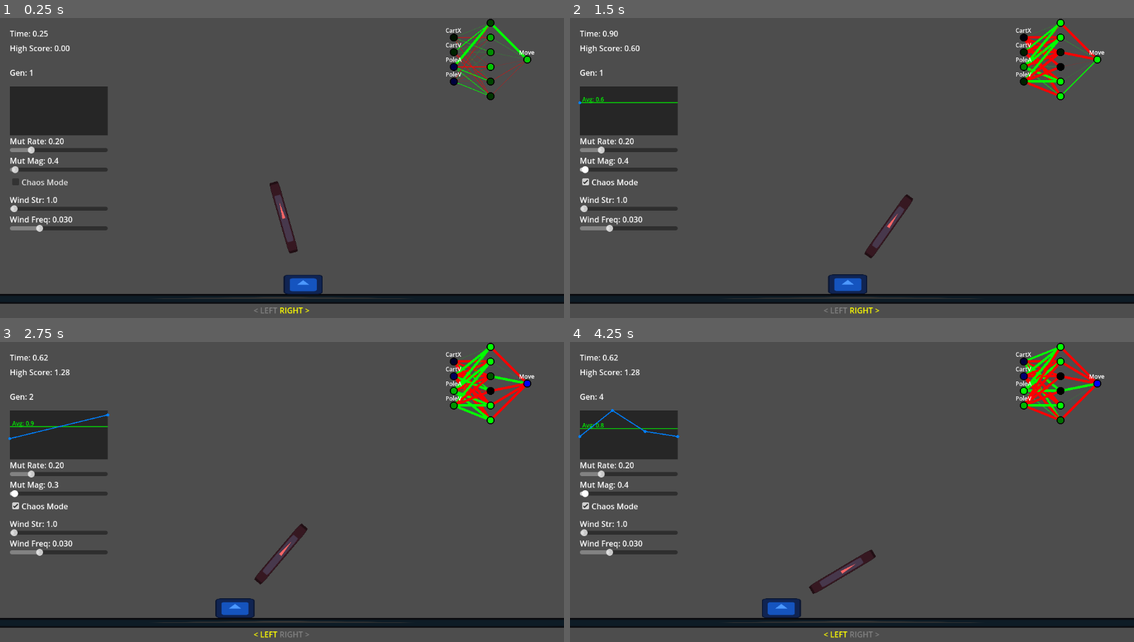
Above: before the commit, frames 1-4 (two rows, left to right).
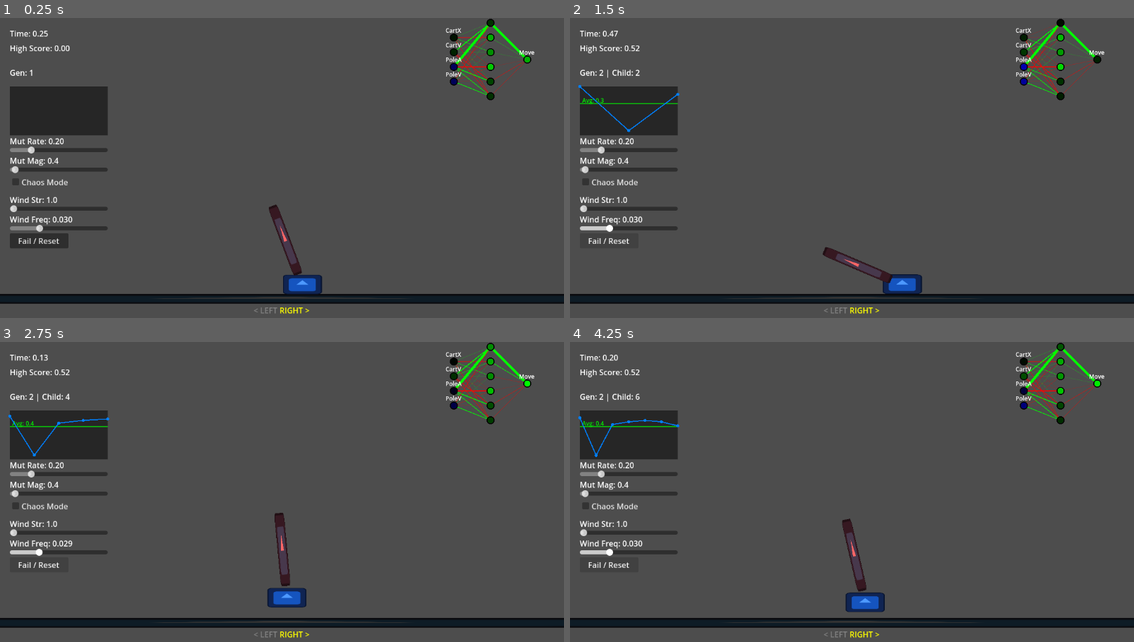
Above: after the commit, the same moments.

Repository: frkatona/Godot_NN_Testing
Game: Godot game, scene res://scenes/main.tscn
The game is run twice, just before and just after one commit, with the same random seed, the same clock (stepped at 60 frames per second) and the same inputs. The engine's default icon, where the game draws it, is replaced by a stand-in: a white triangle on a blue panel in a dark square.
Inputs:
- Up to frame 1 (0.25 s): no input
- Up to frame 2 (1.5 s): click "Chaos Mode" (after the commit: "Fail / Reset") at 0.5 s; hold Right (ui_right) from 1.28 s (still down); tap T at 1.35 s
- Up to frame 3 (2.75 s): release Right (ui_right) at 2.03 s; hold Left (ui_left) from 2.03 s (still down); tap T at 2.1 s; tap Enter (ui_accept) at 2.27 s
- Up to frame 4 (4.25 s): release Left (ui_left) at 2.78 s; hold Right (ui_right) from 2.78 s (still down); tap T at 2.85, 3.6 s; tap Enter (ui_accept) at 3.77 s

The runs differ from the first frame. In frame 1, 1.0% of the frame differs, in the area x 1-94%, y 12-92%; in frame 2, 3.1%; in frame 3, 3.4%; in frame 4, 3.6%, in the area x 1-94%, y 0-99%.

Commit message:
added reset button and persistent generation and record time values

Diff:
--- /dev/null
+++ b/export/best_ai_v2.json
@@ -0,0 +1,59 @@
+{
+    "best_time": 3600.0,
+    "biases": [
+        [
+            -5.35822835485057,
+            5.21854959496084,
+            2.3655677988873,
+            4.89264361149136,
+            -0.48909890852777,
+            0.695112268254744
+        ],
+        [
+            3.10633501319009
+        ]
+    ],
+    "child_number": 5,
+    "generation_number": 1021,
+    "sizes": [
+        4,
+        6,
+        1
+    ],
+    "weights": [
+        [
+            3.25074997936272,
+            -8.86877175068045,
+            8.49814808832161,
+            -0.615099668207734,
+            8.23663618814547,
+            -5.19173058613121,
+            -3.37537476242756,
+            -5.85211204226373,
+            -4.45751837564934,
+            -4.76459410841974,
+            -2.46867006213039,
+            -2.02106929474865,
+            7.69165825896483,
+            -6.6111652976354,
+            -7.68061182869272,
+            -0.809115812098691,
+            0.798597002840783,
+            4.29726445663664,
+            4.48569346446764,
+            -0.694403247416914,
+            -4.26960374263503,
+            1.7448395179976,
+            -2.86347125650006,
+            -5.91044082440195
+        ],
+        [
+            -5.77082735133552,
+            0.668104499760029,
+            -0.321923321024864,
+            -3.05656106377741,
+            5.3920272307079,
+            -4.83920127498324
+        ]
+    ]
+}
--- a/scenes/main.tscn
+++ b/scenes/main.tscn
@@ -6,6 +6,7 @@
 [ext_resource type="Script" uid="uid://cetxc4hn3iiq" path="res://scripts/ui_manager.gd" id="1_ui"]
 [ext_resource type="Script" uid="uid://j1rpopcwj7w" path="res://scripts/ai/net_visualizer.gd" id="1_vis"]
 [ext_resource type="Texture2D" uid="uid://cbfoaiv84vtf4" path="res://icon.svg" id="2_icon"]
+[ext_resource type="AudioStream" uid="uid://flvbb6aq3dv1" path="res://assets/trudging.wav" id="7_o6xl0"]
 
 [sub_resource type="RectangleShape2D" id="RectangleShape2D_floor"]
 size = Vector2(2000, 20)
@@ -51,7 +52,8 @@
 texture = ExtResource("2_icon")
 
 [node name="Pole" type="RigidBody2D" parent="."]
-position = Vector2(0, -80)
+position = Vector2(0, -34)
+scale = Vector2(1, 1.3199999)
 mass = 0.5
 
 [node name="CollisionShape2D" type="CollisionShape2D" parent="Pole"]
@@ -128,3 +130,8 @@
 offset_bottom = 200.0
 grow_horizontal = 0
 script = ExtResource("1_vis")
+
+[node name="Trudging" type="AudioStreamPlayer2D" parent="."]
+position = Vector2(-1, -355)
+stream = ExtResource("7_o6xl0")
+autoplay = true
--- a/scripts/ai/agent_neuro.gd
+++ b/scripts/ai/agent_neuro.gd
@@ -15,9 +15,10 @@
 var mutation_magnitude: float = 0.4
 var mutation_rate: float = 0.2
 var chaos_mode: bool = false
+var generation_child_count: int = 0
 
 
-signal history_updated(history: Array[float], gen: int)
+signal history_updated(history: Array[float], gen: int, child: int)
 var fitness_history: Array[float] = []
 
 func _ready():
@@ -28,10 +29,20 @@
 	# Output: 1 (Tanh: -1 Left, 1 Right)
 	var topology: Array[int] = [4, 6, 1]
 
-	# Try load
 	var loaded = NeuralNetwork.load_network(save_path)
 	if loaded:
 		best_network = loaded
+		generation = best_network.generation_number
+		generation_child_count = best_network.child_number
+		best_fitness = best_network.best_time
+
+		# Sync to GameManager
+		if game_manager:
+			game_manager.high_score = best_fitness
+			game_manager.update_stats(fitness_history, generation, generation_child_count)
+			# Force label update for high score since it's only updated on game over usually
+			game_manager.label_highscore.text = "High Score: %.2f" % best_fitness
+
 		print("Loaded existing network")
 	else:
 		best_network = NeuralNetwork.new(topology)
@@ -89,16 +100,27 @@
 
 func evaluate_fitness(fitness: float):
 	fitness_history.append(fitness)
-	history_updated.emit(fitness_history, generation)
-	game_manager.update_stats(fitness_history, generation)
-
-	print("Gen ", generation, " Fitness: ", fitness, " Best: ", best_fitness)
 
 	if fitness > best_fitness:
 		best_fitness = fitness
 		best_network = current_network.copy()
+
+		# Metadata
+		best_network.generation_number = generation
+		best_network.child_number = generation_child_count
+		best_network.best_time = best_fitness
+
 		best_network.save(save_path)
 		print("New Best! Saved.")
+		generation += 1
+		generation_child_count = 0
+	else:
+		generation_child_count += 1
+
+	history_updated.emit(fitness_history, generation, generation_child_count)
+	game_manager.update_stats(fitness_history, generation, generation_child_count)
+
+	print("Gen ", generation, " Child ", generation_child_count, " Fitness: ", fitness, " Best: ", best_fitness)
 
 	# Prepare next agent: (1+1) ES strategy
 	# Always mutate from BEST
@@ -112,8 +134,6 @@
 		mag = 10.0
 
 	current_network.mutate(rate, mag) # Rate, Magnitude
-
-	generation += 1
 
 func bias_network(nn: NeuralNetwork):
 	# Manually set strong weights for Angle -> Move relation
--- a/scripts/ai/neural_network.gd
+++ b/scripts/ai/neural_network.gd
@@ -64,6 +64,11 @@
 
 	return activations
 
+# Metadata
+var generation_number: int = 1
+var child_number: int = 0
+var best_time: float = 0.0
+
 # Mutate function for Neuroevolution/Genetic Algorithm
 func mutate(rate: float, magnitude: float):
 	for w in weights:
@@ -77,6 +82,10 @@
 
 func copy() -> NeuralNetwork:
 	var nn = NeuralNetwork.new(layer_sizes)
+	nn.generation_number = generation_number
+	nn.child_number = child_number
+	nn.best_time = best_time
+
 	for i in range(weights.size()):
 		nn.weights[i] = Matrix.from_array(
 			weights[i].rows,
@@ -94,7 +103,10 @@
 	var data = {
 		"sizes": layer_sizes,
 		"weights": [],
-		"biases": []
+		"biases": [],
+		"generation_number": generation_number,
+		"child_number": child_number,
+		"best_time": best_time
 	}
 	for w in weights:
 		data["weights"].append(w.data)
@@ -122,6 +134,13 @@
 
 	var nn = NeuralNetwork.new(sizes)
 
+	if "generation_number" in data:
+		nn.generation_number = int(data["generation_number"])
+	if "child_number" in data:
+		nn.child_number = int(data["child_number"])
+	if "best_time" in data:
+		nn.best_time = float(data["best_time"])
+
 	for i in range(nn.weights.size()):
 		var w_data = data["weights"][i]
 		for j in range(min(nn.weights[i].data.size(), w_data.size())):
--- a/scripts/game_manager.gd
+++ b/scripts/game_manager.gd
@@ -93,7 +93,7 @@
 	start_y += spacing
 
 	# 4. Wind Strength
-	create_slider.call("Wind Str: %.1f", 0.0, 100.0, 1.0, wind_strength, func(v):
+	create_slider.call("Wind Str: %.1f", 0.0, 500.0, 1.0, wind_strength, func(v):
 		wind_strength = v
 	, start_y)
 	start_y += spacing
@@ -103,9 +103,21 @@
 		noise_freq = v
 	, start_y)
 
-func update_stats(history: Array, gen: int):
+	start_y += spacing
+
+	# 6. Manual Fail Button
+	var fail_btn = Button.new()
+	fail_btn.text = "Fail / Reset"
+	fail_btn.position = Vector2(20, start_y)
+	fail_btn.custom_minimum_size = Vector2(120, 30)
+	label_time.get_parent().add_child(fail_btn)
+	fail_btn.pressed.connect(func():
+		game_over()
+	)
+
+func update_stats(history: Array, gen: int, child_count: int = 0):
 	if label_gen:
-		label_gen.text = "Gen: %d" % gen
+		label_gen.text = "Gen: %d | Child: %d" % [gen, child_count]
 	if stats_graph:
 		stats_graph.update_data(history)
 
@@ -133,8 +145,8 @@
 	time_elapsed += delta
 	label_time.text = "Time: %.2f" % time_elapsed
 
-	# Early Reset if we beat the high score by 10 seconds (to speed up training)
-	if high_score > 0 and time_elapsed > high_score + 10.0:
+	# Early Reset if we beat the high score by 10 minutes
+	if time_elapsed > high_score + 600.0 and high_score > 0:
 		game_over()
 
 	check_game_over()
--- a/scripts/visuals/wind_visualizer.gd
+++ b/scripts/visuals/wind_visualizer.gd
@@ -46,7 +46,7 @@
 func _draw():
 	# Draw Arrow near top center to indicate wind
 	var start_pos = Vector2(0, -300)
-	var length = wind_force * 5.0 # Scale down for visuals
+	var length = wind_force * 5.0
 	var end_pos = start_pos + Vector2(length, 0)
 	var color = Color(0.4, 0.8, 1.0, 0.8)
 
Not shown, added: assets/trudging.wav.import
Not shown: 1 places in scenes/main.tscn that only renumber resources
Not shown, added: assets/trudging.wav
Not shown, changed: readme.md
